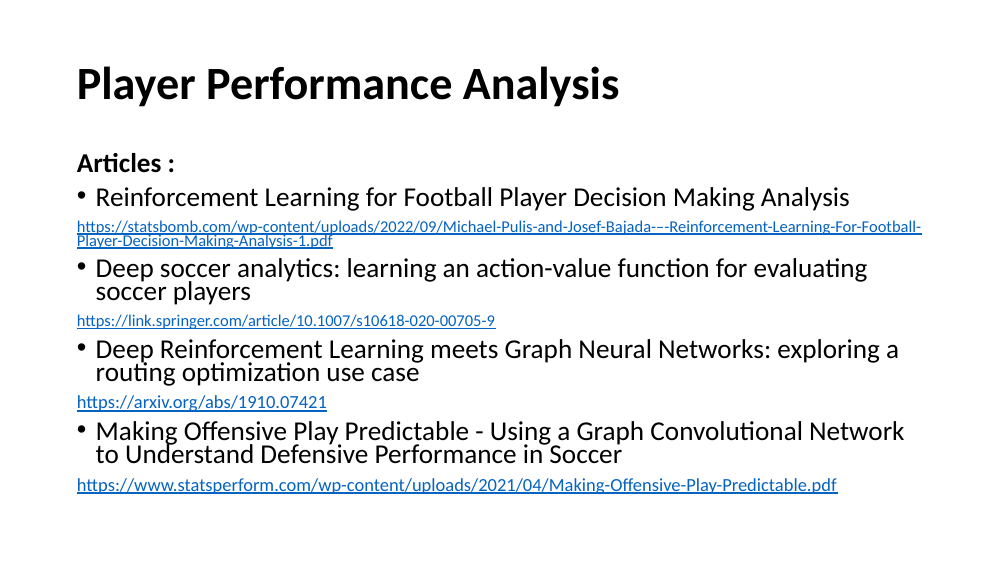
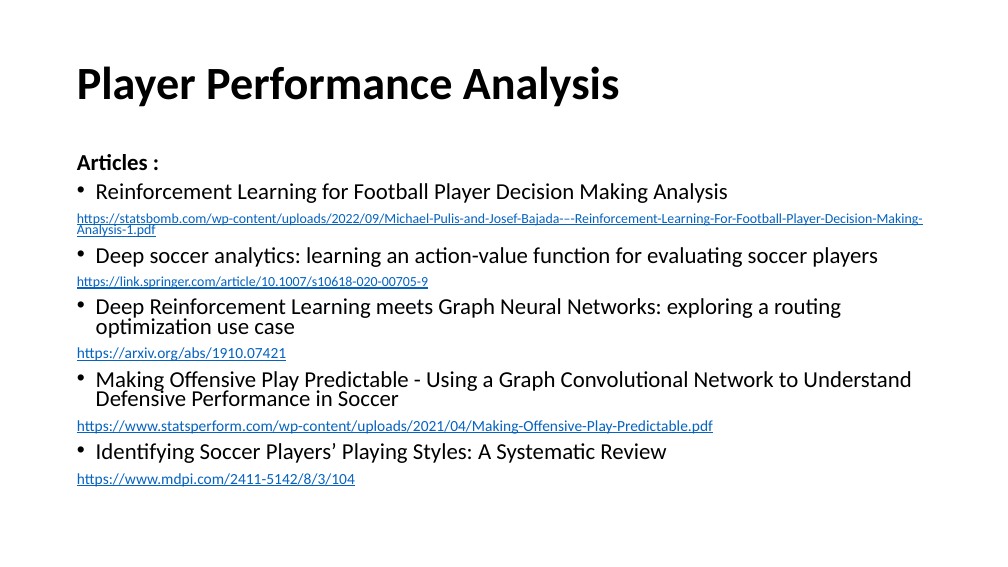
Before and after one commit to Ziolo1999/GNNsFootballEventSpotting, a slide deck: slide 7 of Articles/topic_ideas.pptx (slide 5 before the commit). Drawn at 1008x567 pixels with LibreOffice and Linux fonts; fonts in the diff are those of the drawing. Boxes give left, top, right and bottom in pixels: in the first picture for what was removed or moved away, otherwise in the second. Text is boxed around its words. In the diff, an @@ line names an element or a change of style, - is before the commit and + after.

```diff
--- a/Articles/topic_ideas.pptx
+++ b/Articles/topic_ideas.pptx
@@ text at (77, 154, 923, 434): size 25.9 to 21.7 pt in "Articles :", "Reinforcement Learning for Football Player Decision Making ...", "Deep soccer analytics: learning an action-value function ...", "Deep Reinforcement Learning meets Graph Neural Networks: ..." and 1 more places; size 15.7 to 13.2 pt in "https://statsbomb.com/wp-content/uploads/2022/09/Michael-Pul ...", "https://link.springer.com/article/10.1007/s10618-020-00705-9"; size 17.6 to 14.7 pt in "https://arxiv.org/abs/1910.07421", "https://www.statsperform.com/wp-content/uploads/2021/04/Maki ..." @@
@@ text at (77, 443, 666, 487): paragraphs added @@
+• Identifying Soccer Players’ Playing Styles: A Systematic Review
+https://www.mdpi.com/2411-5142/8/3/104
```
Also in this commit, not shown: 1 other slide changed, 7 slides added.
